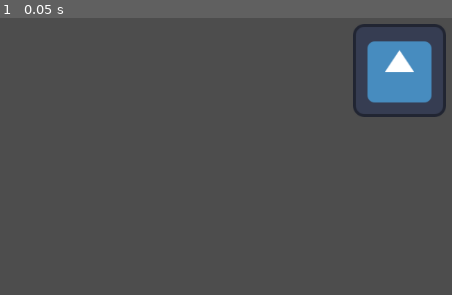
Above: before the commit, frame 1.
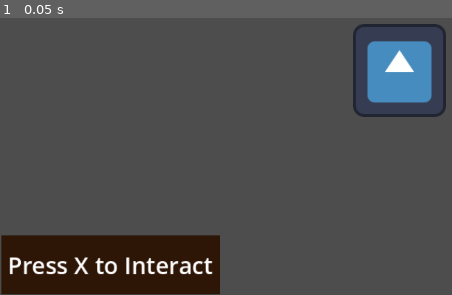
Above: after the commit, the same moment.

Repository: aryapsinha/mazehouse
Game: Godot game, scene res://scenes/interactable.tscn
Same seed, same stepped clock (60 frames per second), same inputs: the game is played once before the commit and once after it. This scene is started directly instead of the project's main scene. The engine's default icon, where the game draws it, is replaced by a stand-in: a white triangle on a blue panel in a dark square.
Inputs:
- Up to frame 1 (0.05 s): no input

The runs differ from the first frame. In frame 1, 10% of the frame differs, in the area x 0-49%, y 78-100%.

Commit message:
made interactable a tool

Diff:
--- a/scenes/interactable.tscn
+++ b/scenes/interactable.tscn
@@ -1,10 +1,13 @@
-[gd_scene load_steps=3 format=3 uid="uid://nspkk5b3bjoj"]
+[gd_scene load_steps=4 format=3 uid="uid://nspkk5b3bjoj"]
 
 [ext_resource type="Script" path="res://scripts/interactable.gd" id="1_74asv"]
+[ext_resource type="Texture2D" uid="uid://b4mdvsbig4bey" path="res://assets/Ghostpixxells_pixelfood/03_dish_pile.png" id="2_bycwo"]
 [ext_resource type="Texture2D" uid="uid://ckti4dpqtmwe1" path="res://assets/Ghostpixxells_pixelfood/01_dish.png" id="2_rgfpb"]
 
 [node name="interactable" type="Area2D"]
 script = ExtResource("1_74asv")
+first_texture = ExtResource("2_rgfpb")
+second_texture = ExtResource("2_bycwo")
 
 [node name="Sprite2D" type="Sprite2D" parent="."]
 texture = ExtResource("2_rgfpb")
--- a/scenes/player.tscn
+++ b/scenes/player.tscn
@@ -24,3 +24,28 @@
 z_index = 10
 position = Vector2(0.5, -1)
 shape = SubResource("RectangleShape2D_y0vnf")
+
+[node name="ColorRect" type="ColorRect" parent="."]
+offset_left = -547.0
+offset_top = 227.0
+offset_right = -247.0
+offset_bottom = 308.0
+color = Color(0.180097, 0.0882315, 0.029628, 1)
+
+[node name="Label" type="Label" parent="ColorRect"]
+layout_mode = 1
+anchors_preset = 8
+anchor_left = 0.5
+anchor_top = 0.5
+anchor_right = 0.5
+anchor_bottom = 0.5
+offset_left = -144.5
+offset_top = -22.5
+offset_right = 144.5
+offset_bottom = 22.5
+grow_horizontal = 2
+grow_vertical = 2
+theme_override_font_sizes/font_size = 32
+text = "Press X to Interact"
+horizontal_alignment = 1
+vertical_alignment = 1
--- a/scripts/interactable.gd
+++ b/scripts/interactable.gd
@@ -1,6 +1,10 @@
+@tool
 extends Area2D
-var first_texture = load("TEXTURE PATH HERE");
-var second_texture = load("TEXTURE PATH HERE");
+
+@export var first_texture = load("ex");
+@export var second_texture = load("TEXTURE PATH HERE");
+
+
 
 # Called when the node enters the scene tree for the first time.
 func _ready() -> void:
@@ -9,12 +13,12 @@
 
 # Called every frame. 'delta' is the elapsed time since the previous frame.
 func _process(delta: float) -> void:
-	pass
+	$Sprite2D.set_texture(first_texture)
 
 
 
 func _on_body_entered(body: Node2D) -> void:
-	if Input.is_action_pressed("ui_right"):
+	if Input.is_action_pressed("press"):
 		$Sprite2D.set_texture(second_texture) # Replace with function body.
 
 func _on_Sprite_texture_changed():
